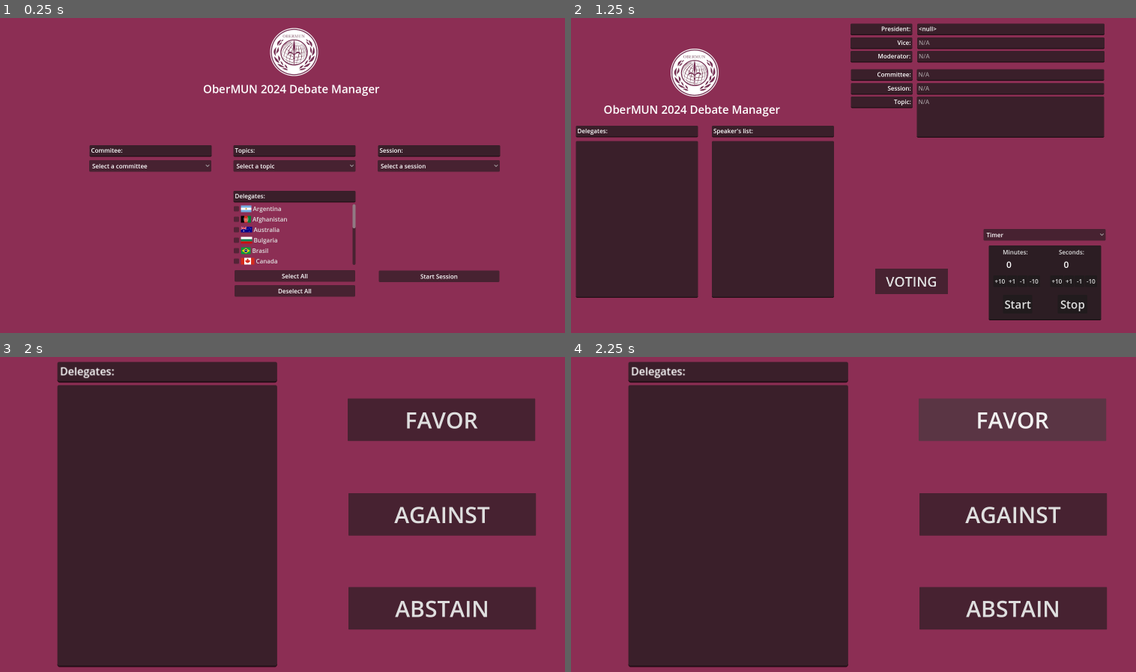
Above: before the commit, frames 1-4 (two rows, left to right).
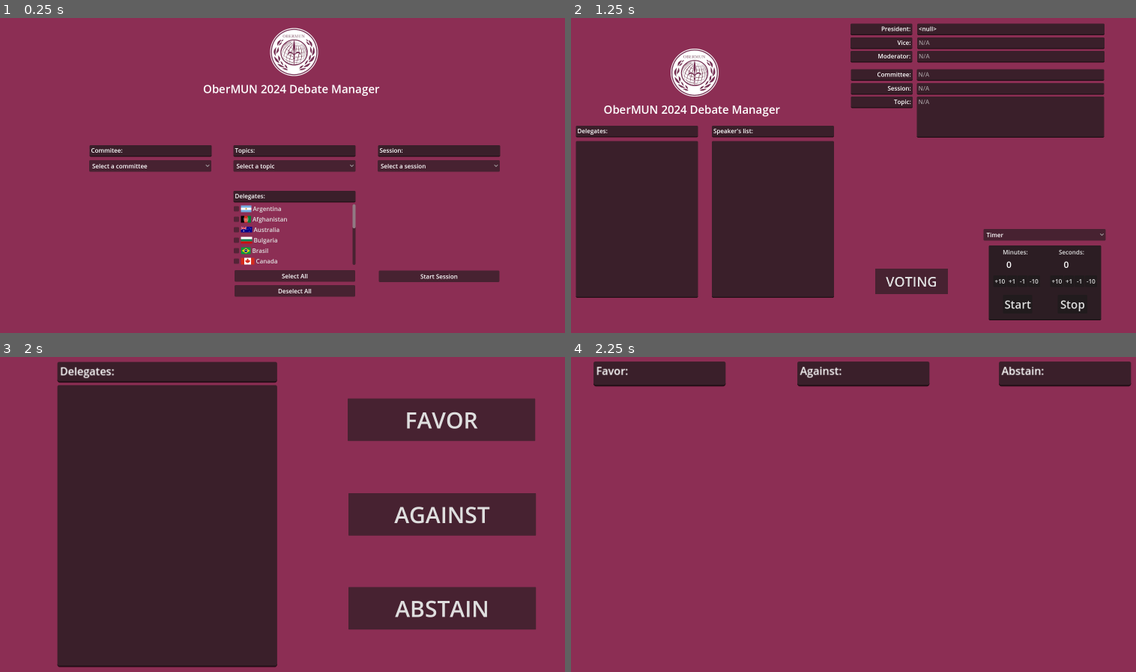
Above: after the commit, the same moments.

Repository: Janucat/OberMUN-Debate-Program
Game: Godot game, scene res://Main.tscn
The game is run twice, just before and just after one commit, with the same random seed, the same clock (stepped at 60 frames per second) and the same inputs.
Inputs:
- Up to frame 1 (0.25 s): no input
- Up to frame 2 (1.25 s): click "Start Session" at 0.5 s
- Up to frame 3 (2 s): click "VOTING" at 1.25 s
- Up to frame 4 (2.25 s): click "FAVOR" at 2 s

Frames 1-3 are identical in both runs. In frame 4, 53% of the frame differs, in the area x 3-100%, y 1-99%.
Error in both runs: Invalid assignment of property or key 'text' with value of type 'Nil' on a base object of type 'TextEdit'. (res://scripts/session.gd:37)

Commit message:
Finished the first version
Godo

Diff:
--- a/Main.tscn
+++ b/Main.tscn
@@ -737,7 +737,6 @@
 script = ExtResource("12_pvsap")
 
 [node name="VotingPage" type="CanvasLayer" parent="."]
-visible = false
 script = ExtResource("12_01ptb")
 
 [node name="BackGround" type="ColorRect" parent="VotingPage"]
@@ -753,20 +752,28 @@
 z_index = 3
 offset_left = 169.0
 offset_top = 93.0
-offset_right = 495.0
-offset_bottom = 511.0
+offset_right = 493.0
+offset_bottom = 510.0
 scale = Vector2(1.8, 1.8)
 
 [node name="GridContainer" type="GridContainer" parent="VotingPage/DelegatesList"]
 layout_mode = 2
 
-[node name="Texture" type="TextEdit" parent="VotingPage"]
-anchors_preset = 5
-anchor_left = 0.5
-anchor_right = 0.5
-offset_left = -631.0
+[node name="Voting stuff" type="Control" parent="VotingPage"]
+visible = false
+layout_mode = 3
+anchors_preset = 0
+offset_right = 40.0
+offset_bottom = 40.0
+
+[node name="Texture" type="TextEdit" parent="VotingPage/Voting stuff"]
+layout_mode = 1
+anchors_preset = 5
+anchor_left = 0.5
+anchor_right = 0.5
+offset_left = 149.0
 offset_top = 93.0
-offset_right = -305.0
+offset_right = 475.0
 offset_bottom = 512.0
 grow_horizontal = 2
 scale = Vector2(1.8, 1.8)
@@ -779,13 +786,14 @@
 selecting_enabled = false
 drag_and_drop_selection_enabled = false
 
-[node name="Delegates" type="TextEdit" parent="VotingPage"]
-anchors_preset = 5
-anchor_left = 0.5
-anchor_right = 0.5
-offset_left = -631.0
+[node name="Delegates" type="TextEdit" parent="VotingPage/Voting stuff"]
+layout_mode = 1
+anchors_preset = 5
+anchor_left = 0.5
+anchor_right = 0.5
+offset_left = 149.0
 offset_top = 31.0
-offset_right = -305.0
+offset_right = 475.0
 offset_bottom = 62.0
 grow_horizontal = 2
 scale = Vector2(1.8, 1.8)
@@ -798,7 +806,8 @@
 selecting_enabled = false
 drag_and_drop_selection_enabled = false
 
-[node name="Favor" type="Button" parent="VotingPage"]
+[node name="Favor" type="Button" parent="VotingPage/Voting stuff"]
+layout_mode = 0
 offset_left = 944.0
 offset_top = 129.0
 offset_right = 1945.0
@@ -808,7 +817,8 @@
 theme_override_styles/focus = SubResource("StyleBoxEmpty_03vp1")
 text = "FAVOR"
 
-[node name="Against" type="Button" parent="VotingPage"]
+[node name="Against" type="Button" parent="VotingPage/Voting stuff"]
+layout_mode = 0
 offset_left = 946.0
 offset_top = 382.0
 offset_right = 1947.0
@@ -818,7 +828,8 @@
 theme_override_styles/focus = SubResource("StyleBoxEmpty_03vp1")
 text = "AGAINST"
 
-[node name="Abstain" type="Button" parent="VotingPage"]
+[node name="Abstain" type="Button" parent="VotingPage/Voting stuff"]
+layout_mode = 0
 offset_left = 946.0
 offset_top = 633.0
 offset_right = 1947.0
@@ -827,6 +838,108 @@
 theme_override_font_sizes/font_size = 120
 theme_override_styles/focus = SubResource("StyleBoxEmpty_03vp1")
 text = "ABSTAIN"
+
+[node name="Result stuff" type="Control" parent="VotingPage"]
+layout_mode = 3
+anchors_preset = 0
+offset_right = 40.0
+offset_bottom = 40.0
+
+[node name="FavorList" type="ScrollContainer" parent="VotingPage/Result stuff"]
+z_index = 3
+layout_mode = 0
+offset_left = 80.0
+offset_top = 110.0
+offset_right = 295.0
+offset_bottom = 554.0
+scale = Vector2(1.6, 1.6)
+
+[node name="GridContainer" type="GridContainer" parent="VotingPage/Result stuff/FavorList"]
+layout_mode = 2
+
+[node name="AgainstList" type="ScrollContainer" parent="VotingPage/Result stuff"]
+z_index = 3
+layout_mode = 0
+offset_left = 624.0
+offset_top = 110.0
+offset_right = 839.0
+offset_bottom = 554.0
+scale = Vector2(1.6, 1.6)
+
+[node name="GridContainer" type="GridContainer" parent="VotingPage/Result stuff/AgainstList"]
+layout_mode = 2
+
+[node name="AbstainList" type="ScrollContainer" parent="VotingPage/Result stuff"]
+z_index = 3
+layout_mode = 0
+offset_left = 1162.0
+offset_top = 110.0
+offset_right = 1377.0
+offset_bottom = 554.0
+scale = Vector2(1.6, 1.6)
+
+[node name="GridContainer" type="GridContainer" parent="VotingPage/Result stuff/AbstainList"]
+layout_mode = 2
+
+[node name="Favor_title" type="TextEdit" parent="VotingPage/Result stuff"]
+layout_mode = 1
+anchors_preset = 5
+anchor_left = 0.5
+anchor_right = 0.5
+offset_left = 56.0
+offset_top = 30.0
+offset_right = 252.0
+offset_bottom = 67.0
+grow_horizontal = 2
+scale = Vector2(1.8, 1.8)
+theme_override_colors/font_color = Color(1, 1, 1, 1)
+theme_override_colors/font_readonly_color = Color(1, 1, 1, 1)
+theme_override_constants/line_spacing = 0
+text = "Favor:"
+editable = false
+context_menu_enabled = false
+selecting_enabled = false
+drag_and_drop_selection_enabled = false
+
+[node name="Against_title" type="TextEdit" parent="VotingPage/Result stuff"]
+layout_mode = 1
+anchors_preset = 5
+anchor_left = 0.5
+anchor_right = 0.5
+offset_left = 600.0
+offset_top = 30.0
+offset_right = 796.0
+offset_bottom = 67.0
+grow_horizontal = 2
+scale = Vector2(1.8, 1.8)
+theme_override_colors/font_color = Color(1, 1, 1, 1)
+theme_override_colors/font_readonly_color = Color(1, 1, 1, 1)
+theme_override_constants/line_spacing = 0
+text = "Against:"
+editable = false
+context_menu_enabled = false
+selecting_enabled = false
+drag_and_drop_selection_enabled = false
+
+[node name="Abstain_title" type="TextEdit" parent="VotingPage/Result stuff"]
+layout_mode = 1
+anchors_preset = 5
+anchor_left = 0.5
+anchor_right = 0.5
+offset_left = 1138.0
+offset_top = 30.0
+offset_right = 1334.0
+offset_bottom = 67.0
+grow_horizontal = 2
+scale = Vector2(1.8, 1.8)
+theme_override_colors/font_color = Color(1, 1, 1, 1)
+theme_override_colors/font_readonly_color = Color(1, 1, 1, 1)
+theme_override_constants/line_spacing = 0
+text = "Abstain:"
+editable = false
+context_menu_enabled = false
+selecting_enabled = false
+drag_and_drop_selection_enabled = false
 
 [node name="Permanent" type="CanvasLayer" parent="."]
 layer = 5
@@ -870,4 +983,7 @@
 
 [connection signal="pressed" from="Session/VotingButton" to="Session/VotingButton" method="_on_pressed"]
 [connection signal="pressed" from="Session/VotingButton" to="VotingPage" method="_on_voting_button_pressed"]
+[connection signal="pressed" from="VotingPage/Voting stuff/Favor" to="VotingPage" method="_on_favor_pressed"]
+[connection signal="pressed" from="VotingPage/Voting stuff/Against" to="VotingPage" method="_on_against_pressed"]
+[connection signal="pressed" from="VotingPage/Voting stuff/Abstain" to="VotingPage" method="_on_abstain_pressed"]
 [connection signal="pressed" from="Permanent/WarningPanel/Button" to="Permanent/WarningPanel" method="_on_button_pressed"]
--- a/VotingPage.gd
+++ b/VotingPage.gd
@@ -8,23 +8,84 @@
 
 @onready var del_list_o = $DelegatesList/GridContainer
 
+@onready var voting_stuff = $"Voting stuff"
+@onready var result_stuff = $"Result stuff"
+
+@onready var delegates_list = $DelegatesList
+
+@onready var favor_list = $"Result stuff/FavorList/GridContainer"
+@onready var against_list = $"Result stuff/AgainstList/GridContainer"
+@onready var abstain_list = $"Result stuff/AbstainList/GridContainer"
+
 var delegate_obj = preload("res://delegate_vote_simple_object.tscn")
 
-#var del_list = session.del_list
+var selected_del = []
+var favor_del = []
+var against_del = []
+var abstain_del = []
 
 func _ready():
-	pass
+	delegates_list.show()
+	voting_stuff.show()
+	result_stuff.hide()
 
-func create_del(id, list_o):
+func create_del(id, list_o, isCheck):
 	var del = delegate_obj.instantiate()
+	del.checked.connect(del_checked)
 	del.id = id
 	del.icon = main.nations_image.get(id)
 	del.text = main.nations_name.get(id)
 	var icon_path = load("res://art/Flags/%s" % main.nations_image.get(id))
 	del.get_child(0).texture = icon_path
 	list_o.add_child(del)
+	if !isCheck:
+		del.check_button.hide()
+
+func del_checked(del, value):
+	if(value) == 0:
+		selected_del.append(del)
+	else:
+		selected_del.erase(del)
+
 
 func _on_voting_button_pressed():
-	print(session.del_list)
+
 	for i in sel_nations.nations_selected.size():
-		create_del(sel_nations.nations_selected[i], del_list_o)
+		create_del(sel_nations.nations_selected[i], del_list_o, true)
+
+
+func _on_favor_pressed():
+	favor_del.append_array(selected_del)
+#	print(favor_del)
+	clean_children_and_lists()
+
+func _on_against_pressed():
+	against_del.append_array(selected_del)
+#	print(against_del)
+	clean_children_and_lists()
+
+func _on_abstain_pressed():
+	abstain_del.append_array(selected_del)
+#	print(abstain_del)
+	clean_children_and_lists()
+
+func clean_children_and_lists():
+	var current_object
+	for i in selected_del.size():
+#		print(i)
+		current_object = selected_del[i]
+#		print(current_object)
+#		print(del_list_o.get_children().find(current_object) != -1)
+		if del_list_o.get_children().find(current_object) != -1:
+			del_list_o.remove_child(current_object)
+	selected_del.clear()
+	if del_list_o.get_children().is_empty():
+		delegates_list.hide()
+		voting_stuff.hide()
+		result_stuff.show()
+		for i in favor_del.size():
+			create_del(favor_del[i].id, favor_list, false)
+		for i in against_del.size():
+			create_del(against_del[i].id, against_list, false)
+		for i in abstain_del.size():
+			create_del(abstain_del[i].id, abstain_list, false)
--- a/delegate_vote_simple_object.gd
+++ b/delegate_vote_simple_object.gd
@@ -1,5 +1,12 @@
 extends Label
 @onready var texture_rect = $TextureRect
+@onready var check_button = $CheckButton
+
+signal checked(object, value: bool)
 
 var icon = ""
 var id = ""
+
+
+func _on_check_button_toggled(button_pressed):
+	checked.emit(self, check_button.get_draw_mode())
--- a/delegate_vote_simple_object.tscn
+++ b/delegate_vote_simple_object.tscn
@@ -1,6 +1,8 @@
-[gd_scene load_steps=2 format=3 uid="uid://b2i2d5ww873in"]
+[gd_scene load_steps=3 format=3 uid="uid://b2i2d5ww873in"]
 
 [ext_resource type="Script" path="res://delegate_vote_simple_object.gd" id="1_budsu"]
+
+[sub_resource type="StyleBoxEmpty" id="StyleBoxEmpty_uwgjd"]
 
 [node name="delegate_vote_simple_object" type="Label"]
 offset_left = 45.0
@@ -12,7 +14,17 @@
 
 [node name="TextureRect" type="TextureRect" parent="."]
 layout_mode = 0
-offset_left = 160.0
+offset_left = 147.0
 offset_top = -2.0
-offset_right = 200.0
-offset_bottom = 25.0
+offset_right = 191.0
+offset_bottom = 26.0
+expand_mode = 2
+
+[node name="CheckButton" type="CheckButton" parent="."]
+layout_mode = 0
+offset_left = 200.0
+offset_right = 244.0
+offset_bottom = 24.0
+theme_override_styles/focus = SubResource("StyleBoxEmpty_uwgjd")
+
+[connection signal="toggled" from="CheckButton" to="." method="_on_check_button_toggled"]
